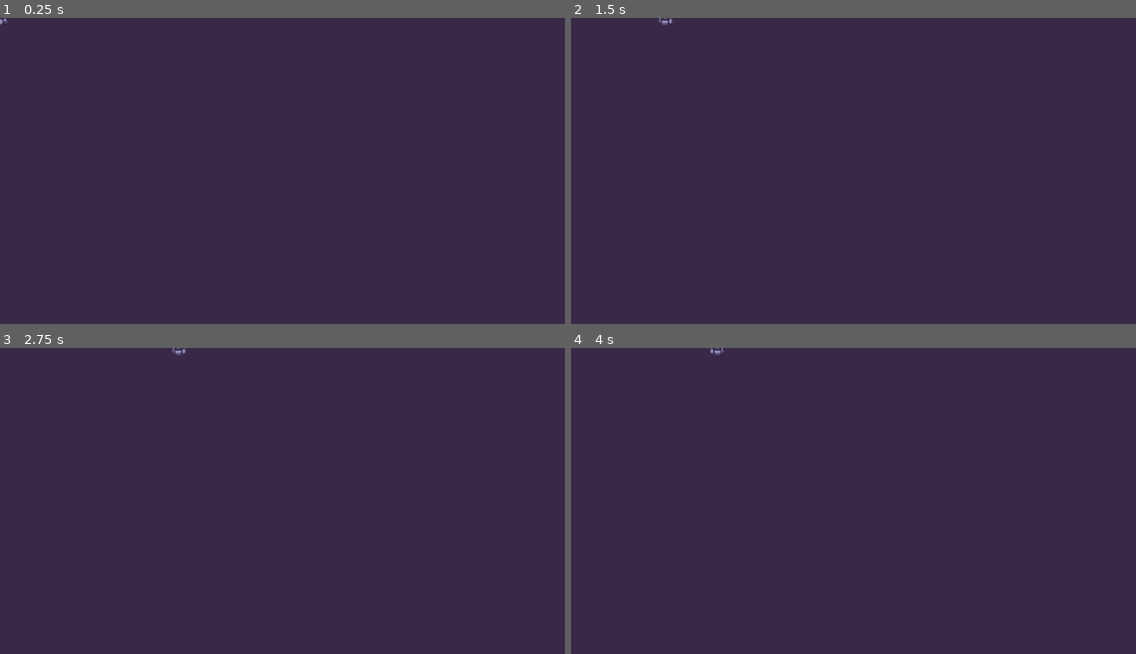
Above: before the commit, frames 1-4 (two rows, left to right).
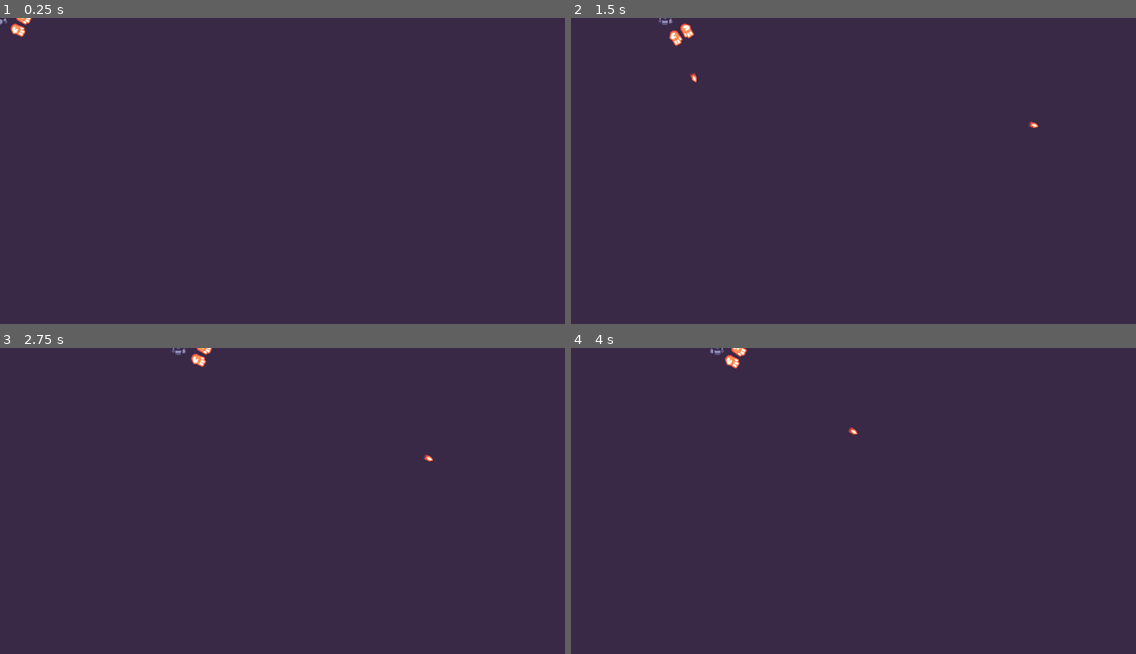
Above: after the commit, the same moments.

Repository: JuliaLui642/Path-of-Sorcerers-Game
Game: Godot game, scene res://player.tscn
Two runs of this game, one before a commit and one after it. Both use one fixed random seed, a clock stepped at 60 frames per second and the inputs below. The project has no main scene, so this scene is started directly.
Inputs (mouse positions are in pixels of both pictures, inside the frame that each line leads up to):
- Up to frame 1 (0.25 s): no input
- Up to frame 2 (1.5 s): tap Enter at 0.5 s; move the mouse to (977, 161) at 0.52 s; hold Right (move_right) 0.53-1.25 s; click (977, 161) at 0.6 s; tap Space at 0.77 s; drag from (740, 192) to (825, 241) at 1.27 s
- Up to frame 3 (2.75 s): tap Space at 2 s; move the mouse to (339, 436) at 2.02 s; hold Right (move_right) from 2.03 s (still down); click (339, 436) at 2.1 s
- Up to frame 4 (4 s): release Right (move_right) at 2.75 s; drag from (825, 571) to (684, 458) at 2.77 s; move the mouse to (1023, 553) at 3.52 s; hold Left (move_left) from 3.53 s (still down); click (1023, 553) at 3.6 s; tap Space at 3.77 s

The runs differ from the first frame. In frame 1, 0.1% of the frame differs, in the area x 1-6%, y 0-7%; in frame 2, 0.2%, in the area x 17-83%, y 1-36%; in frame 3, 0.1%; in frame 4, 0.2%.

Commit message:
M10: L7 The Player's Hands

Diff:
--- a/M10.twin_stick_workbook/player.tscn
+++ b/M10.twin_stick_workbook/player.tscn
@@ -1,8 +1,11 @@
-[gd_scene load_steps=5 format=3 uid="uid://caovie64pxqvf"]
+[gd_scene load_steps=8 format=3 uid="uid://caovie64pxqvf"]
 
 [ext_resource type="Texture2D" uid="uid://bw03btxpkxde4" path="res://player/godot_bottom.png" id="1_w7yt8"]
 [ext_resource type="Script" path="res://player.gd" id="2_p1nv3"]
 [ext_resource type="Script" path="res://sprite_2d.gd" id="3_3gj4n"]
+[ext_resource type="PackedScene" uid="uid://d5hvdhaj3xj8" path="res://weapon.tscn" id="4_ev6sm"]
+[ext_resource type="Script" path="res://weapon_pivot.gd" id="4_mpxuj"]
+[ext_resource type="Texture2D" uid="uid://dekkcmj408pvt" path="res://player/hand_fire.png" id="5_uvysu"]
 
 [sub_resource type="CircleShape2D" id="CircleShape2D_tmy1l"]
 radius = 28.0179
@@ -19,3 +22,25 @@
 [node name="CollisionShape2D" type="CollisionShape2D" parent="."]
 position = Vector2(1, -1)
 shape = SubResource("CircleShape2D_tmy1l")
+
+[node name="WeaponPivot" type="Node2D" parent="."]
+script = ExtResource("4_mpxuj")
+
+[node name="WeaponAnchor" type="Marker2D" parent="WeaponPivot"]
+position = Vector2(0.707123, 0.707108)
+rotation = -0.00278376
+
+[node name="Weapon" parent="WeaponPivot/WeaponAnchor" instance=ExtResource("4_ev6sm")]
+
+[node name="HandLeft" type="Sprite2D" parent="WeaponPivot/WeaponAnchor"]
+position = Vector2(71.0607, -39.8285)
+rotation = -0.0841045
+texture = ExtResource("5_uvysu")
+
+[node name="HandRight" type="Sprite2D" parent="WeaponPivot/WeaponAnchor"]
+z_as_relative = false
+position = Vector2(106.109, -2.83449)
+rotation = -0.0212728
+texture = ExtResource("5_uvysu")
+offset = Vector2(-31.8667, 8.00606)
+flip_v = true
--- a/M10.twin_stick_workbook/project.godot
+++ b/M10.twin_stick_workbook/project.godot
@@ -81,7 +81,7 @@
 "deadzone": 0.5,
 "events": [Object(InputEventKey,"resource_local_to_scene":false,"resource_name":"","device":-1,"window_id":0,"alt_press …(195 unchanged characters)…
 , Object(InputEventKey,"resource_local_to_scene":false,"resource_name":"","device":-1,"window_id":0,"alt_pressed":false …(182 unchanged characters)…
-]
+, null]
 }
 move_up={
 "deadzone": 0.5,
--- /dev/null
+++ b/M10.twin_stick_workbook/weapon_pivot.gd
@@ -0,0 +1,24 @@
+extends Node2D
+
+var is_using_gamepad := false
+
+@onready var _weapon_archor : Marker2D = %WeaponArchor
+
+func _unhandled_input(event: InputEvent) -> void:
+	if event is InputEventMouseMotion or event is InputEventKey:
+		is_using_gamepad = false
+	elif event is InputEventJoypadButton or event is InputEventJoypadMotion:
+		is_using_gamepad = true
+
+# Called every frame. 'delta' is the elapsed time since the previous frame.
+func _process(delta: float) -> void:
+	var aim_direction :=Vector2.ZERO
+	if is_using_gamepad:
+		aim_direction= Input.get_vector("aim_left", "aim_right", "aim_up", "aim_down")
+	else:
+		aim_direction = global_position.direction_to(get_global_mouse_position())
+	if aim_direction.length() > 0.1:
+		rotation = aim_direction.angle()
+	z_index= 3
+	if aim_direction.y < 0.0:
+		z_index = 1
